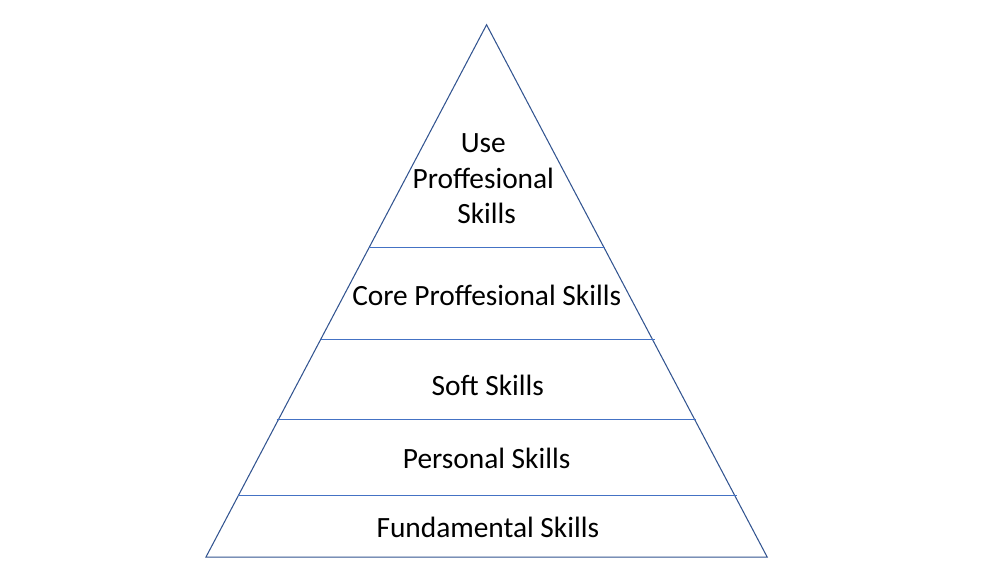
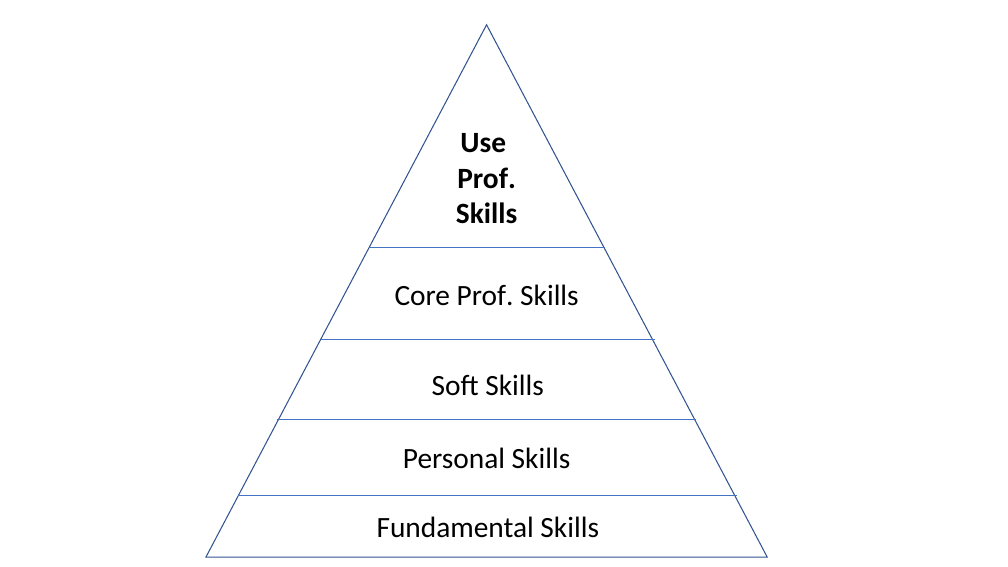
Before and after one commit to VladimirMakarevich/presentations, a slide deck: slide 10 of softskills/self management/self_management.pptx. Drawn at 1008x567 pixels with LibreOffice and Linux fonts; fonts in the diff are those of the drawing. Boxes give left, top, right and bottom in pixels: in the first picture for what was removed or moved away, otherwise in the second. Text is boxed around its words. In the diff, an @@ line names an element or a change of style, - is before the commit and + after.

```diff
--- a/softskills/self management/self_management.pptx
+++ b/softskills/self management/self_management.pptx
@@ text at box(456, 133, 517, 224): bold on in "Use", "Skills" @@
@@ text at box(457, 167, 516, 189): text changed; bold on @@
-Proffesional
+Prof.
@@ text at box(395, 284, 579, 306): text changed @@
-Core Proffesional Skills
+Core Prof. Skills
```
Also in this commit, not shown: 6 other slides changed, 5 slides added.
